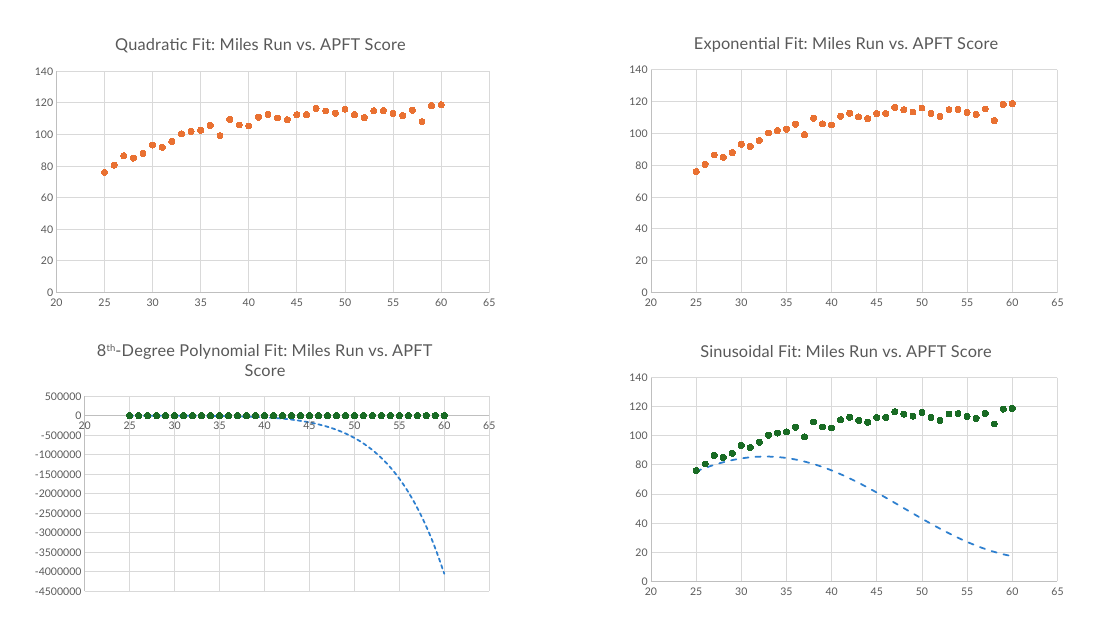
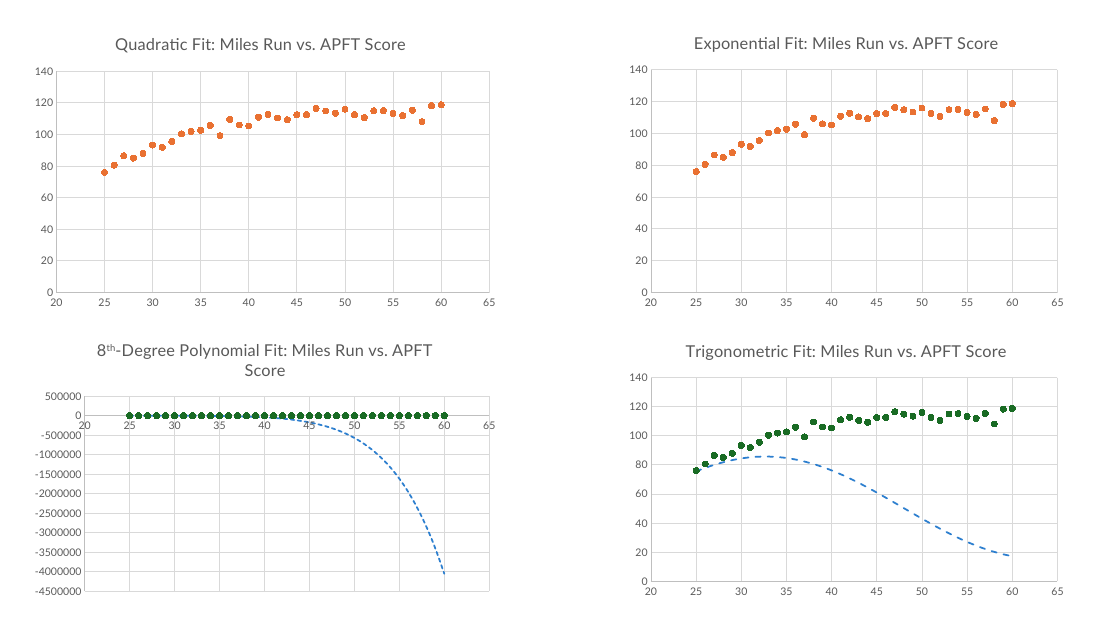
Before and after one commit to hkwhisnant/MA103, a slide deck: slide 5 of src/16-select-use-assess/Slides.pptx (slide 4 before the commit). Drawn at 1120x630 pixels with LibreOffice and Linux fonts; fonts in the diff are those of the drawing. Boxes give left, top, right and bottom in pixels: in the first picture for what was removed or moved away, otherwise in the second. Text is boxed around its words. In the diff, an @@ line names an element or a change of style, - is before the commit and + after.

```diff
--- a/src/16-select-use-assess/Slides.pptx
+++ b/src/16-select-use-assess/Slides.pptx
@@ scatter chart at [621,325,1074,603] @@
@@ title "Sinusoidal Fit: Miles Run vs. APFT Score " to "Trigonometric Fit: Miles Run vs. APFT Score " @@
```
Also in this commit, not shown: 2 other slides changed, 1 slide added.
